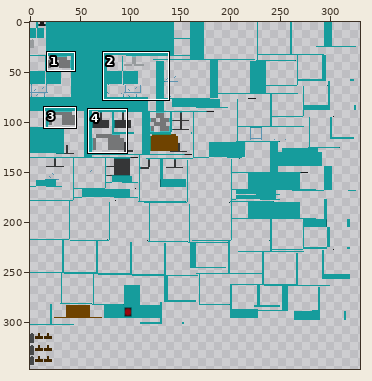
One commit to this sprite sheet: src/main/resources/assets/dscombat/textures/entities/alexis_plane/cyan.png. The picture above shows the old version from afar; the outline marks the close-up.
Close-up. Earlier state:
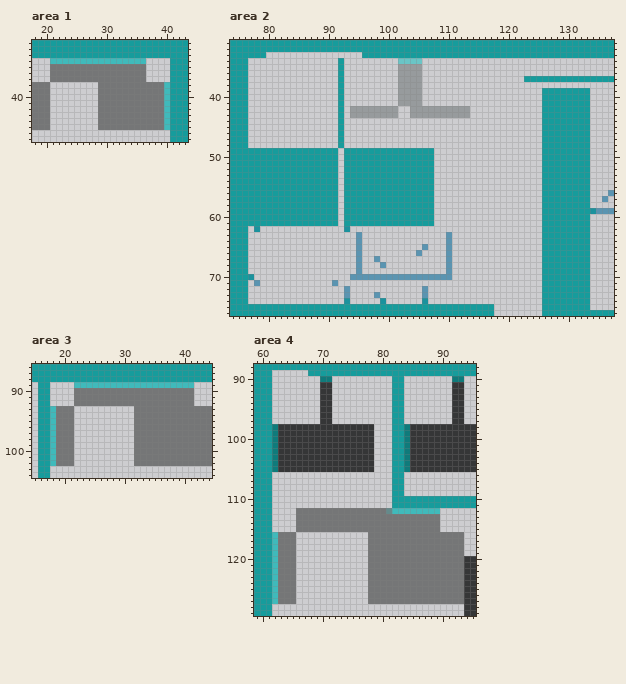
The file is 512x512 pixels. Colours within 5 levels of each other are drawn and written as one. Shown: area 1: x 18..43, y 31..47; area 2: x 74..137, y 31..76; area 3: x 15..44, y 86..104; area 4: x 59..95, y 88..129. The wide view leaves out empty margins. The commit also changed other parts of the picture, which this record leaves out.
And afterwards:
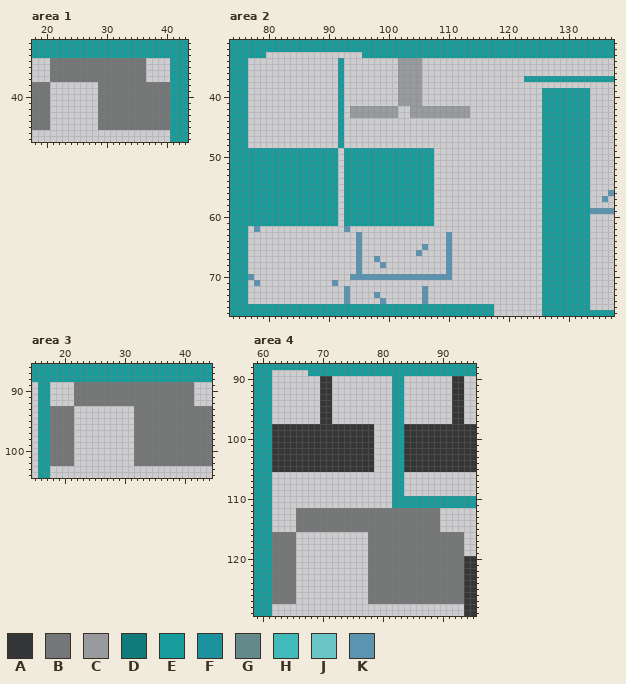
Palette (. is transparent): A #353637  B #757677  C #979b9d  D #0f7b7b  E #169c9c  F #1b929d  G #648a8b  H #40babb  J #6ac5c6  K #5a94b1
Edits made:
Area 1:
y 34: x 21..36 HHHHHHHHHHHHHHHH -> BBBBBBBBBBBBBBBB
y 38..45: x 40 H -> B
Area 2:
y 34: x 102..105 JJJJ -> CCCC
y 59: x 134 F -> K
y 62: x 78 F -> K; x 93 F -> K
y 70: x 77 F -> K
y 74: x 93 F -> K; x 99 F -> K; x 106 F -> K
Area 3:
y 89: x 22..41 HHHHHHHHHHHHHHHHHHHH -> BBBBBBBBBBBBBBBBBBBB
y 93..102: x 18 H -> B
Area 4:
y 90: x 70..71 DD -> AA; x 92..93 DD -> AA
y 98..105: x 62 D -> A; x 84 D -> A
y 112: x 81..89 GHHHHHHHH -> BBBBBBBBB
y 116..127: x 62 H -> B
